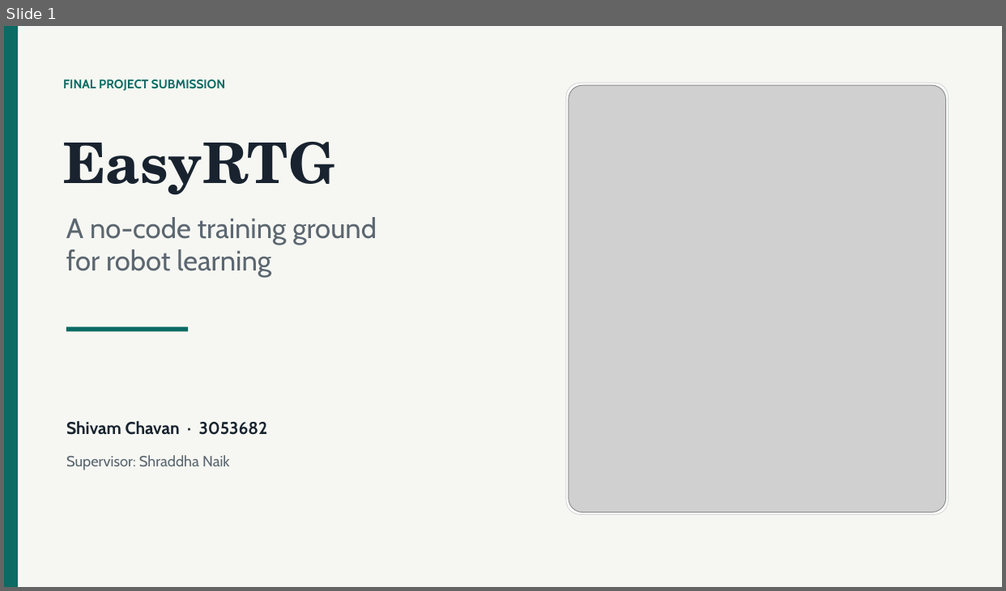
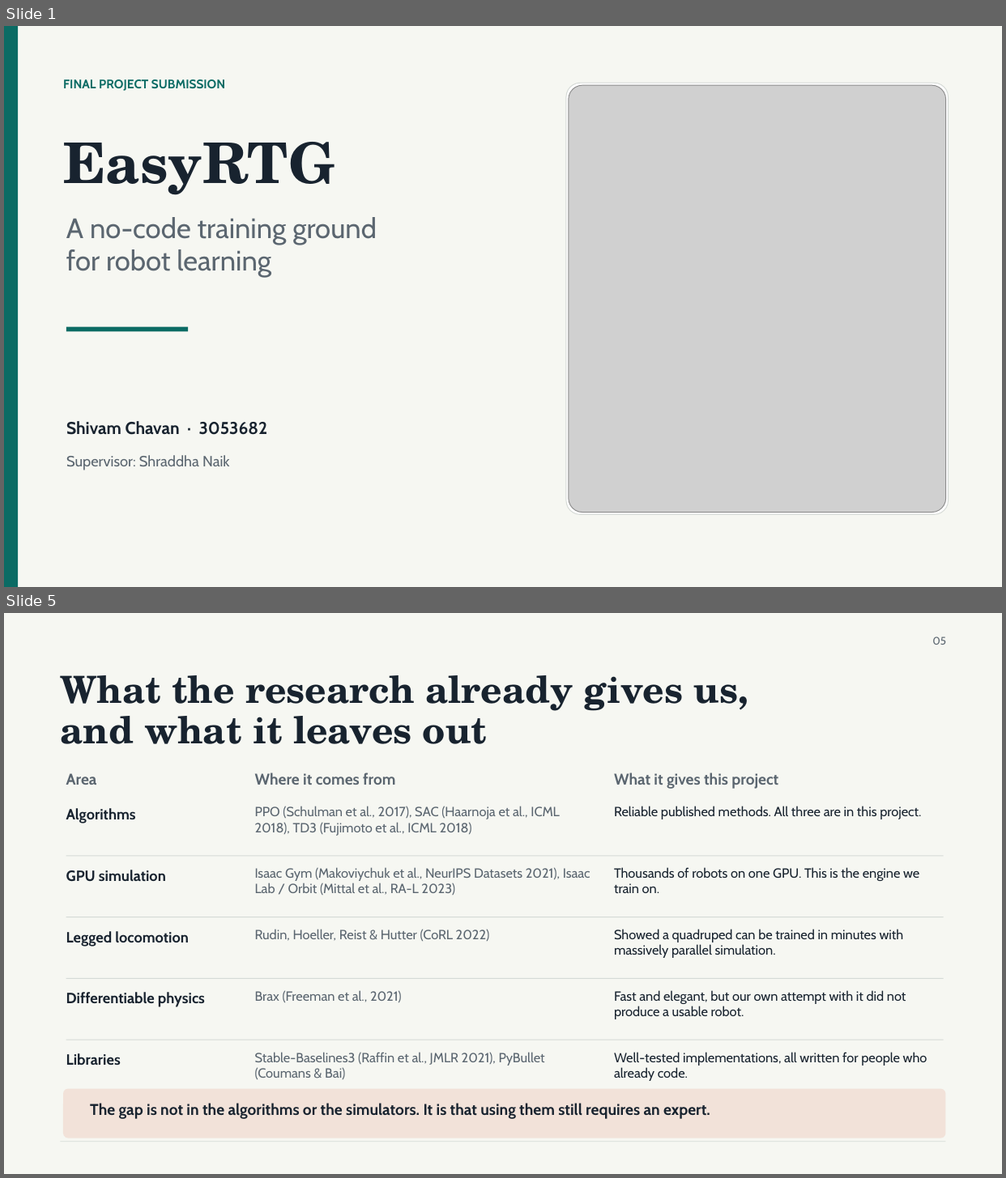
Before and after one commit to shivam675/rl-training-ground, a slide deck: EasyRTG_Final_Submission_Shivam_Chavan.pptx. Shown one above the other, each under a label of ours: slide 1 before the commit, slides 1 and 5 after it; the slides between them are not shown. The pictures are 1006x591 and 1006x1178 pixels, drawn with LibreOffice and Linux fonts; fonts in the diff are those of the drawing; grey boxes stand for pictures. Boxes give left, top, right and bottom in pixels: in the first picture for what was removed or moved away, otherwise in the second. Text is boxed around its words. In the diff, an @@ line names an element or a change of style, - is before the commit and + after.

```diff
--- a/EasyRTG_Final_Submission_Shivam_Chavan.pptx
+++ b/EasyRTG_Final_Submission_Shivam_Chavan.pptx
@@ slide 5 added at (4,613,1002,1174), background #F6F7F2 @@
@@ text added at (932,636,946,645), 10.5 pt, text #5B6670 @@
+05
@@ text added at (60,675,748,744), 36 pt, text #18232F, bold @@
+What the research already gives us,
+and what it leaves out
@@ text added at (66,773,97,785), 15 pt, text #5B6670, bold @@
+Area
@@ text added at (255,773,395,785), 15 pt, text #5B6670, bold @@
+Where it comes from
@@ text added at (614,773,778,789), 15 pt, text #5B6670, bold @@
+What it gives this project
@@ text added at (255,806,560,836), 12.8 pt, text #5B6670 @@
+PPO (Schulman et al., 2017), SAC (Haarnoja et al., ICML 2018), TD3 (Fujimoto et al., ICML 2018)
@@ text added at (614,806,921,820), 12.8 pt, text #18232F @@
+Reliable published methods. All three are in this project.
@@ text added at (66,808,136,824), 14.2 pt, text #18232F, bold @@
+Algorithms
@@ rectangle added at (66,855,944,856), fill #D5DAD6 @@
@@ text added at (66,870,166,882), 14.2 pt, text #18232F, bold @@
+GPU simulation
@@ text added at (255,867,590,895), 12.8 pt, text #5B6670 @@
+Isaac Gym (Makoviychuk et al., NeurIPS Datasets 2021), Isaac Lab / Orbit (Mittal et al., RA-L 2023)
@@ text added at (614,867,919,893), 12.8 pt, text #18232F @@
+Thousands of robots on one GPU. This is the engine we train on.
@@ rectangle added at (66,917,944,918), fill #D5DAD6 @@
@@ text added at (66,931,189,946), 14.2 pt, text #18232F, bold @@
+Legged locomotion
@@ text added at (255,929,490,941), 12.8 pt, text #5B6670 @@
+Rudin, Hoeller, Reist & Hutter (CoRL 2022)
@@ text added at (614,929,904,958), 12.8 pt, text #18232F @@
+Showed a quadruped can be trained in minutes with massively parallel simulation.
@@ rectangle added at (66,978,944,979), fill #D5DAD6 @@
@@ text added at (66,992,205,1007), 14.2 pt, text #18232F, bold @@
+Differentiable physics
@@ text added at (255,990,402,1003), 12.8 pt, text #5B6670 @@
+Brax (Freeman et al., 2021)
@@ text added at (614,990,906,1020), 12.8 pt, text #18232F @@
+Fast and elegant, but our own attempt with it did not produce a usable robot.
@@ rectangle added at (66,1040,944,1041), fill #D5DAD6 @@
@@ text added at (66,1054,121,1065), 14.2 pt, text #18232F, bold @@
+Libraries
@@ text added at (255,1052,545,1080), 12.8 pt, text #5B6670 @@
+Stable-Baselines3 (Raffin et al., JMLR 2021), PyBullet (Coumans & Bai)
@@ text added at (614,1052,927,1081), 12.8 pt, text #18232F @@
+Well-tested implementations, all written for people who already code.
@@ rounded rectangle added at (63,1089,946,1139), fill #F2E2D9 @@
@@ text added at (90,1103,710,1119), 15 pt, text #18232F, bold @@
+The gap is not in the algorithms or the simulators. It is that using them still requires an expert.
@@ rectangle added at (60,1142,946,1142), fill #D5DAD6 @@
```
Also in this commit, not shown: 10 slides changed, 22 other slides added, 3 slides removed, 43 other files.
